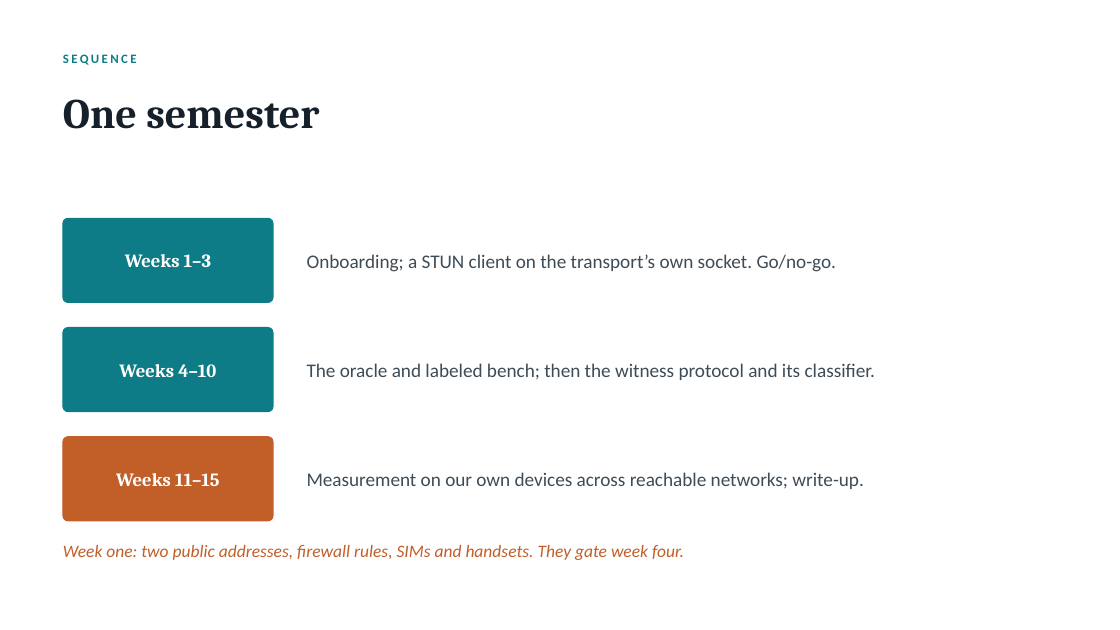
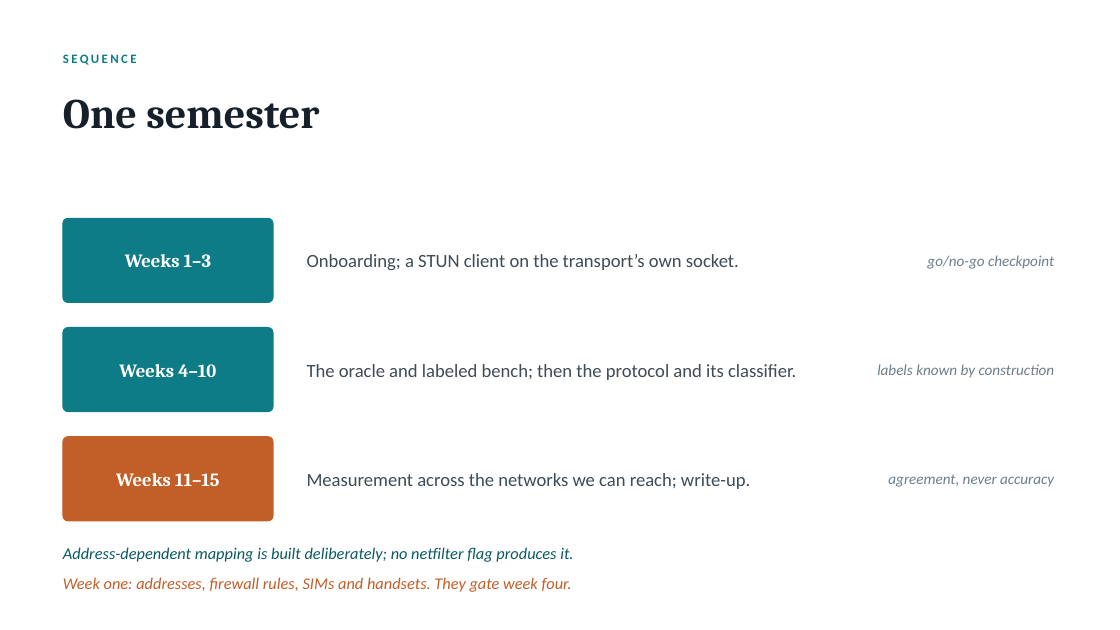
Before and after one commit to danbachar/grassroots-networking, a slide deck: slide 9 of docs/student-projects/grassroots-nat-project.pptx (slide 10 before the commit). Drawn at 1120x630 pixels with LibreOffice and Linux fonts; fonts in the diff are those of the drawing. Boxes give left, top, right and bottom in pixels: in the first picture for what was removed or moved away, otherwise in the second. Text is boxed around its words. In the diff, an @@ line names an element or a change of style, - is before the commit and + after.

```diff
--- a/docs/student-projects/grassroots-nat-project.pptx
+++ b/docs/student-projects/grassroots-nat-project.pptx
@@ text at [307, 254, 739, 270]: text changed; size 16.5 to 16 pt @@
-Onboarding; a STUN client on the transport’s own socket. Go/no-go.
+Onboarding; a STUN client on the transport’s own socket.
@@ text added at [927, 255, 1054, 269], 13 pt, text #6E7F8B, italic @@
+go/no-go checkpoint
@@ text at [307, 364, 796, 380]: text changed; size 16.5 to 16 pt @@
-The oracle and labeled bench; then the witness protocol and its classifier.
+The oracle and labeled bench; then the protocol and its classifier.
@@ text added at [877, 364, 1055, 378], 13 pt, text #6E7F8B, italic @@
+labels known by construction
@@ text at [307, 473, 750, 489]: text changed; size 16.5 to 16 pt @@
-Measurement on our own devices across reachable networks; write-up.
+Measurement across the networks we can reach; write-up.
@@ text added at [888, 474, 1054, 487], 13 pt, text #6E7F8B, italic @@
+agreement, never accuracy
@@ text added at [63, 547, 573, 562], 14 pt, text #0A5A62, italic @@
+Address-dependent mapping is built deliberately; no netfilter flag produces it.
@@ text at [63, 577, 572, 592]: text changed; size 15 to 14 pt @@
-Week one: two public addresses, firewall rules, SIMs and handsets. They gate week four.
+Week one: addresses, firewall rules, SIMs and handsets. They gate week four.
```
Also in this commit, not shown: 1 other slide changed, 1 slide added, 2 slides removed, 1 other file.
